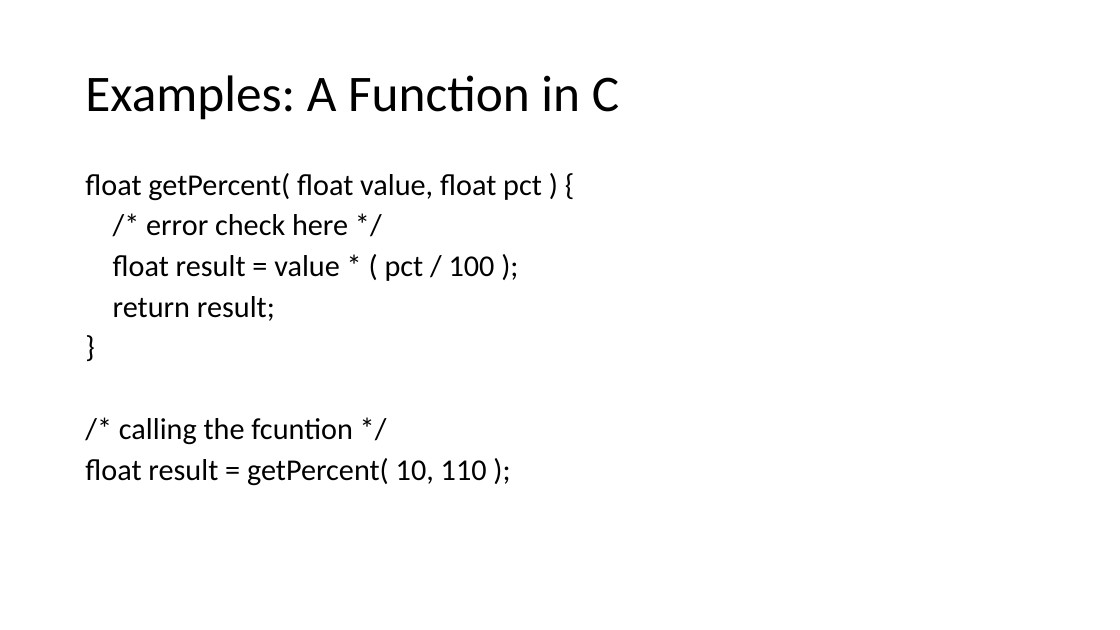
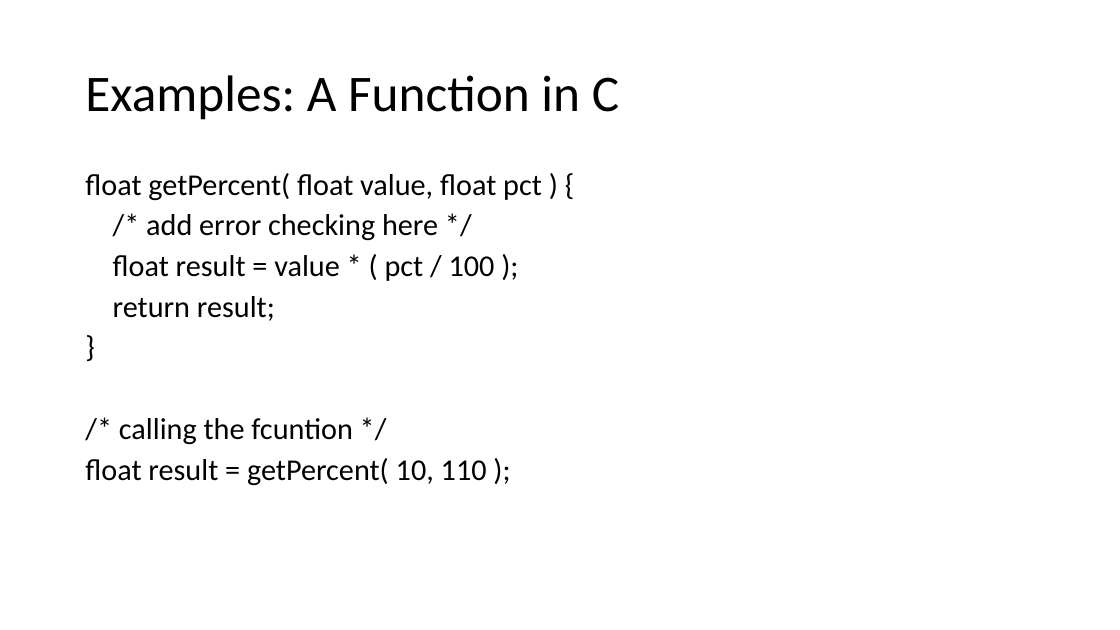
Before and after one commit to NCEAS/oss-2014, a slide deck: slide 10 of day-09/IntroductionToSoftwareClass.pptx. Drawn at 1120x630 pixels with LibreOffice and Linux fonts; fonts in the diff are those of the drawing. Boxes give left, top, right and bottom in pixels: in the first picture for what was removed or moved away, otherwise in the second. Text is boxed around its words. In the diff, an @@ line names an element or a change of style, - is before the commit and + after.

```diff
--- a/day-09/IntroductionToSoftwareClass.pptx
+++ b/day-09/IntroductionToSoftwareClass.pptx
@@ text at (146,214,438,241): text changed @@
-/* error check here */
+/* add error checking here */
```
Also in this commit, not shown: 2 other slides changed, 1 other file.
